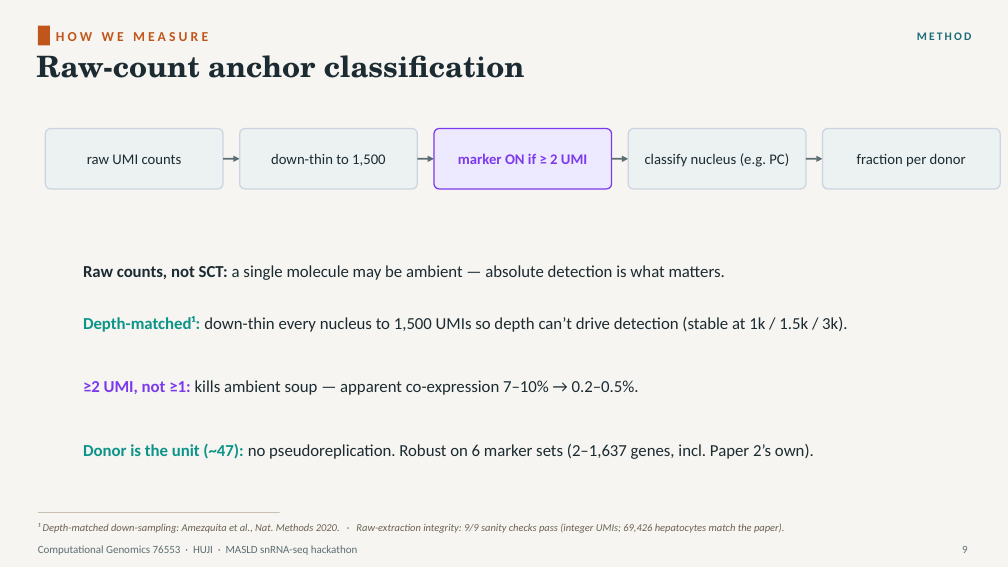
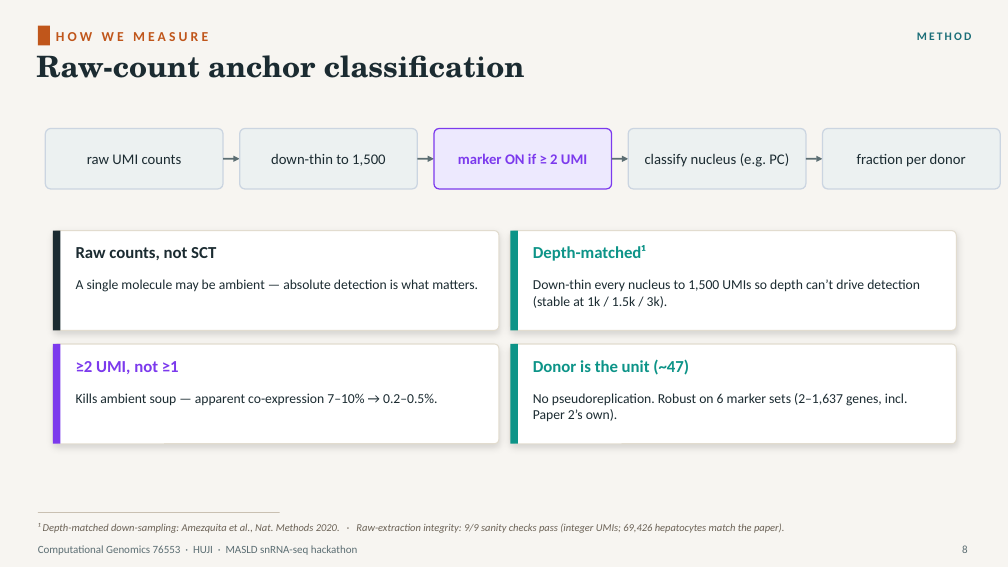
Before and after one commit to roeetekoah/liver-zonation, a slide deck: slide 10 of presentation/MASLD_zonation.pptx (slide 9 before the commit). Drawn at 1008x567 pixels with LibreOffice and Linux fonts; fonts in the diff are those of the drawing. Boxes give left, top, right and bottom in pixels: in the first picture for what was removed or moved away, otherwise in the second. Text is boxed around its words. In the diff, an @@ line names an element or a change of style, - is before the commit and + after.

```diff
--- a/presentation/MASLD_zonation.pptx
+++ b/presentation/MASLD_zonation.pptx
@@ rounded rectangle added at (x1=53, y1=231, x2=499, y2=330), fill #FFFFFF, outline #E2DCCF 1 pt @@
@@ rectangle added at (x1=53, y1=231, x2=60, y2=330), fill #1B2B31 @@
@@ rounded rectangle added at (x1=510, y1=231, x2=957, y2=330), fill #FFFFFF, outline #E2DCCF 1 pt @@
@@ rectangle added at (x1=510, y1=231, x2=518, y2=330), fill #0D9488 @@
@@ text added at (x1=76, y1=247, x2=216, y2=260), 16 pt, text #1B2B31, bold @@
+Raw counts, not SCT
@@ text removed at (x1=83, y1=265, x2=847, y2=459) @@
-Raw counts, not SCT: a single molecule may be ambient — absolute detection is what matters.
-Depth-matched¹: down-thin every nucleus to 1,500 UMIs so depth can’t drive detection (stable at 1k / 1.5k / 3k).
-≥2 UMI, not ≥1: kills ambient soup — apparent co-expression 7–10% → 0.2–0.5%.
-Donor is the unit (~47): no pseudoreplication. Robust on 6 marker sets (2–1,637 genes, incl. Paper 2’s own).
@@ text added at (x1=533, y1=245, x2=646, y2=261), 16 pt, text #0D9488, bold @@
+Depth-matched¹
@@ text added at (x1=76, y1=279, x2=478, y2=292), 13 pt, text #1B2B31 @@
+A single molecule may be ambient — absolute detection is what matters.
@@ text added at (x1=533, y1=279, x2=920, y2=308), 13 pt, text #1B2B31 @@
+Down-thin every nucleus to 1,500 UMIs so depth can’t drive detection (stable at 1k / 1.5k / 3k).
@@ rounded rectangle added at (x1=53, y1=344, x2=499, y2=444), fill #FFFFFF, outline #E2DCCF 1 pt @@
@@ rectangle added at (x1=53, y1=344, x2=60, y2=444), fill #7C3AED @@
@@ rounded rectangle added at (x1=510, y1=344, x2=957, y2=444), fill #FFFFFF, outline #E2DCCF 1 pt @@
@@ rectangle added at (x1=510, y1=344, x2=518, y2=444), fill #0D9488 @@
@@ text added at (x1=533, y1=359, x2=689, y2=375), 16 pt, text #0D9488, bold @@
+Donor is the unit (~47)
@@ text added at (x1=76, y1=361, x2=179, y2=374), 16 pt, text #7C3AED, bold @@
+≥2 UMI, not ≥1
@@ text added at (x1=76, y1=393, x2=437, y2=406), 13 pt, text #1B2B31 @@
+Kills ambient soup — apparent co-expression 7–10% → 0.2–0.5%.
@@ text added at (x1=533, y1=393, x2=908, y2=422), 13 pt, text #1B2B31 @@
+No pseudoreplication. Robust on 6 marker sets (2–1,637 genes, incl. Paper 2’s own).
```
Also in this commit, not shown: 17 other slides changed, 4 slides added, 2 slides removed, 4 other files.
